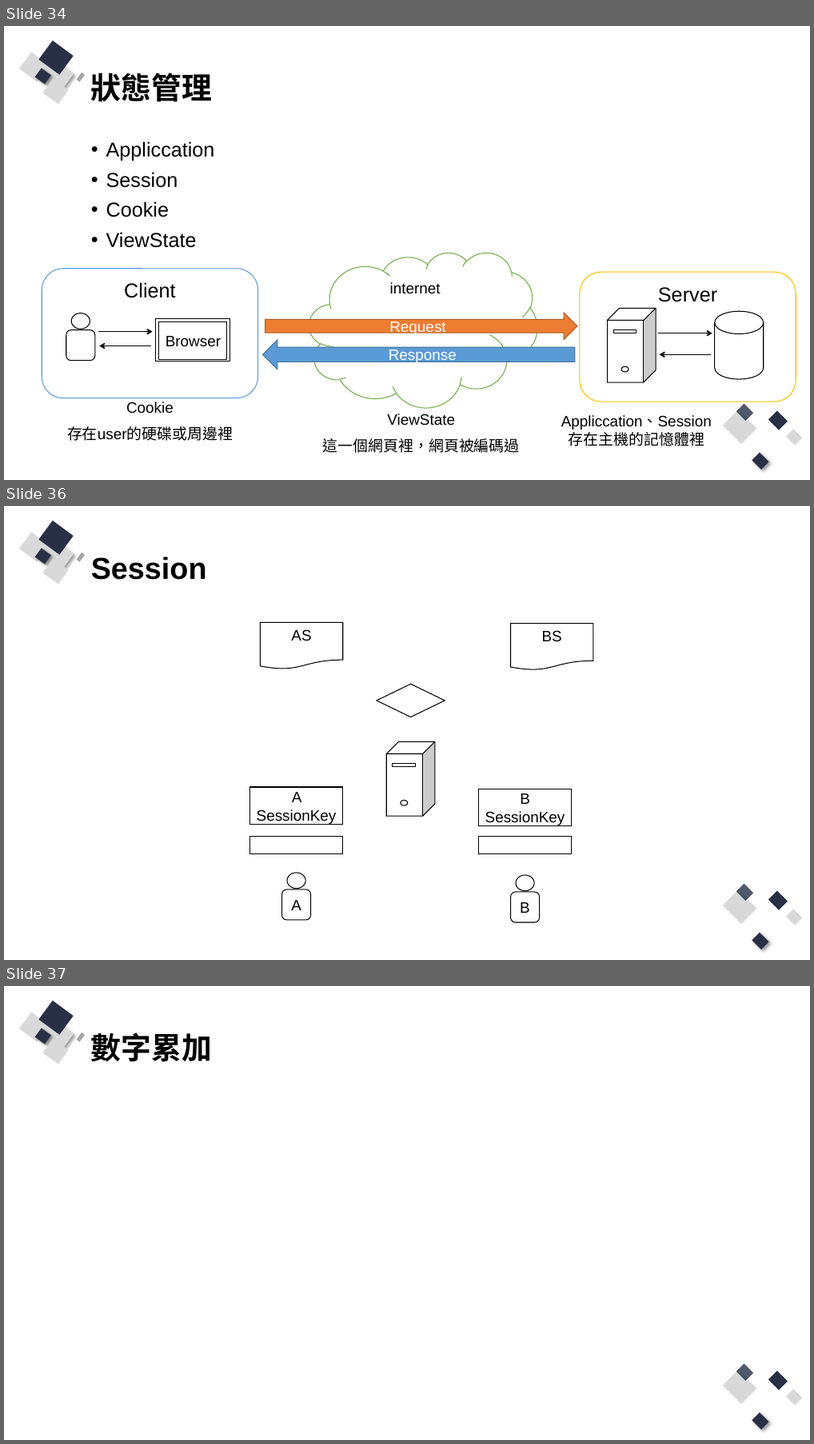
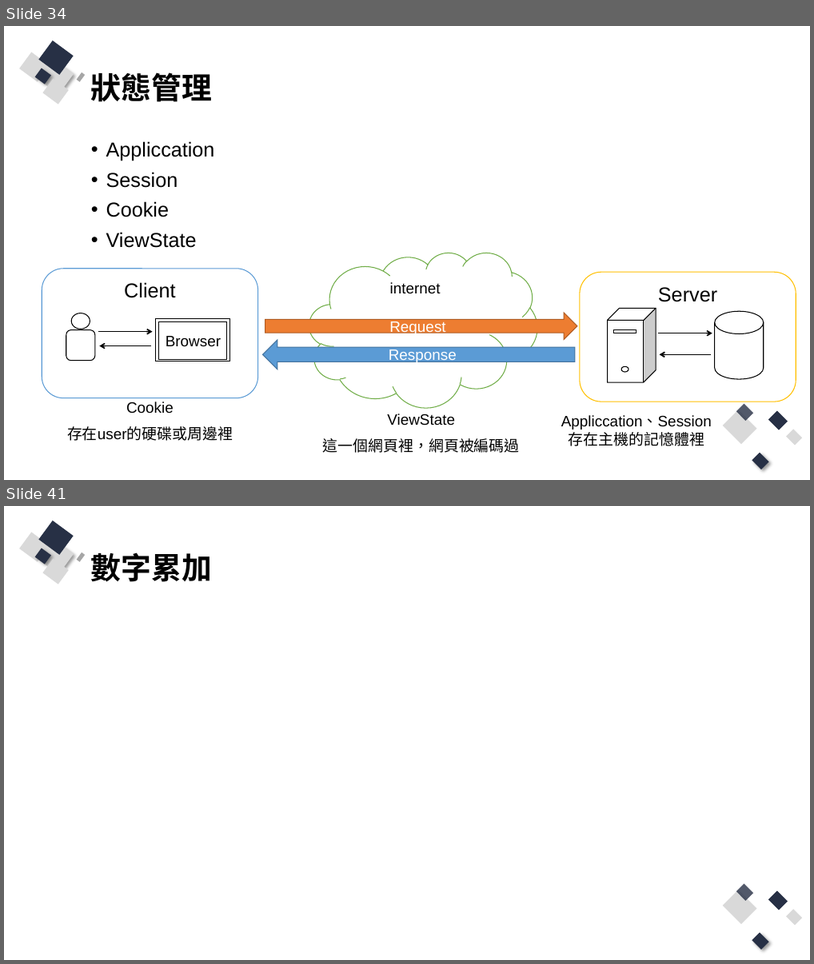
Before and after one commit to Q81JIAXIONG/-, a slide deck: 投影片/2.asp.net webform 框架.pptx. Shown one above the other, each under a label of ours: slides 34, 36 and 37 before the commit, slides 34 and 41 after it; the slides between them are not shown. The pictures are 814x1444 and 814x964 pixels, drawn with LibreOffice and Linux fonts; fonts in the diff are those of the drawing. Boxes give left, top, right and bottom in pixels: in the first picture for what was removed or moved away, otherwise in the second. Text is boxed around its words. In the diff, an @@ line names an element or a change of style, - is before the commit and + after.

```diff
--- a/投影片/2.asp.net webform 框架.pptx
+++ b/投影片/2.asp.net webform 框架.pptx
@@ slide 36 removed at bbox=[4, 506, 810, 960], background #FFFFFF; not listed: 13 template elements that a slide beside it also shows @@
@@ title removed at bbox=[91, 556, 207, 580] @@
-Session
@@ flow chart document removed at bbox=[261, 622, 343, 668] @@
-AS
@@ flow chart document removed at bbox=[511, 624, 594, 670] @@
-BS
@@ diamond removed at bbox=[377, 684, 445, 717] @@
@@ cube removed at bbox=[387, 741, 435, 816] @@
@@ rectangle removed at bbox=[393, 764, 416, 767] @@
@@ rectangle removed at bbox=[250, 787, 343, 824] @@
-A SessionKey
@@ rectangle removed at bbox=[479, 789, 572, 826] @@
-B SessionKey
@@ ellipse removed at bbox=[401, 800, 408, 805] @@
@@ rectangle removed at bbox=[250, 836, 343, 854] @@
@@ rectangle removed at bbox=[479, 836, 572, 854] @@
@@ rounded rectangle removed at bbox=[282, 889, 311, 919] @@
-A
@@ ellipse removed at bbox=[287, 872, 306, 888] @@
@@ ellipse removed at bbox=[516, 875, 535, 891] @@
@@ rounded rectangle removed at bbox=[511, 892, 540, 922] @@
-B
@@ what was slide 37 is now slide 41 @@
```
Also in this commit, not shown: 8 slides added, 3 other slides removed, 21 other files.
